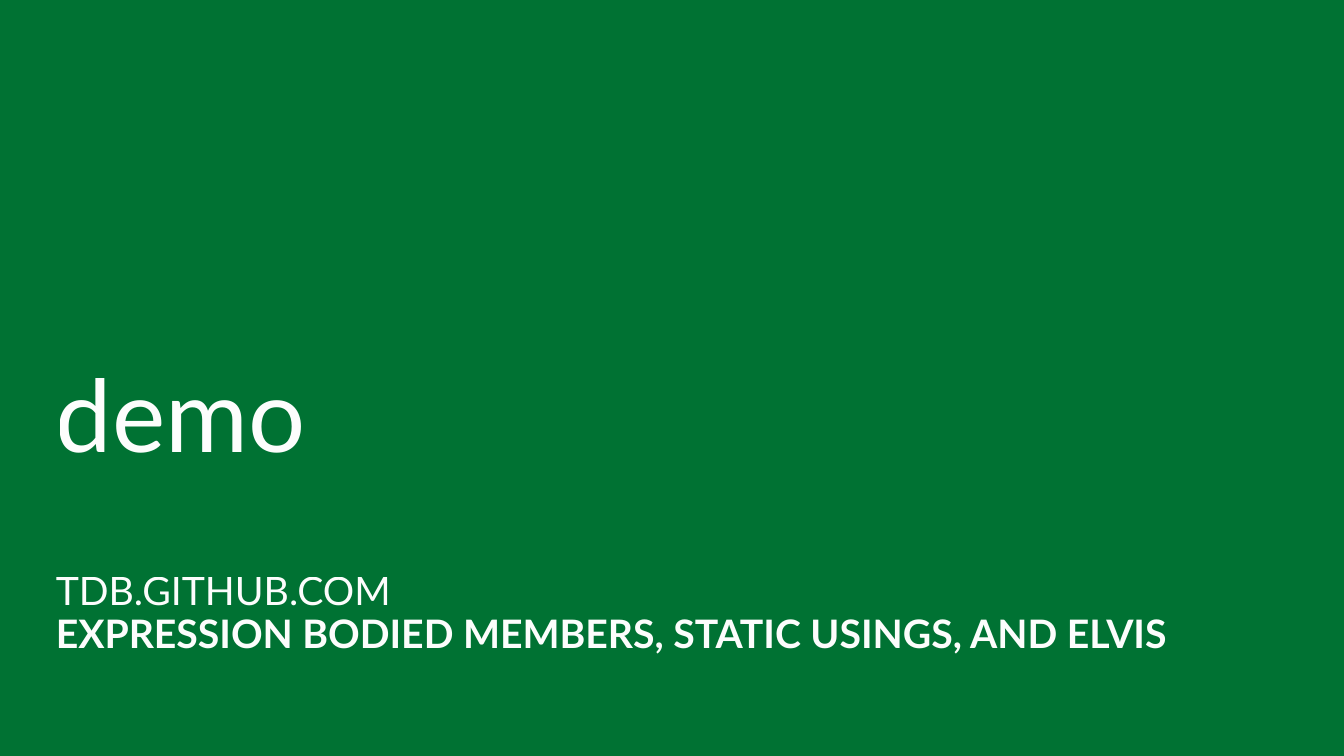
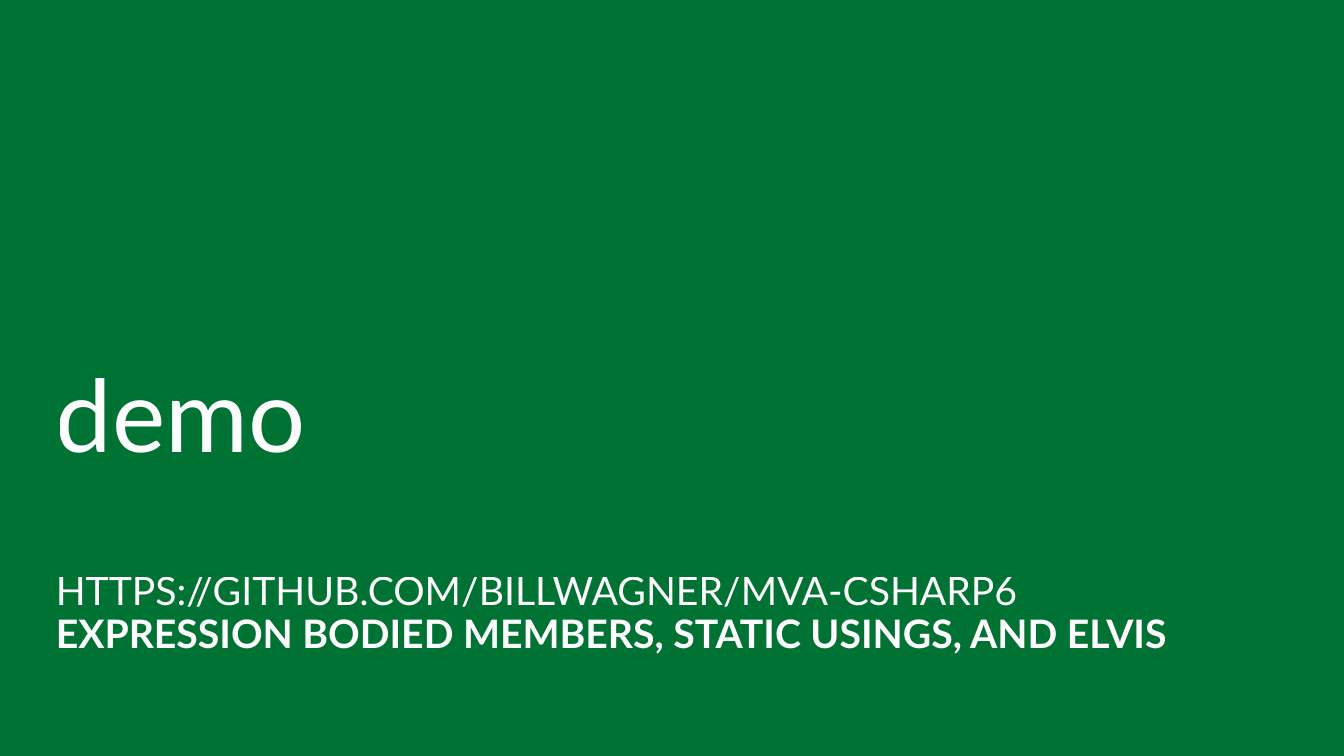
Before and after one commit to BillWagner/MVA-CSharp6, a slide deck: slide 9 of Slides/MVA-What'sNewC#6-Module1.pptx. Drawn at 1344x756 pixels with LibreOffice and Linux fonts; fonts in the diff are those of the drawing. Boxes give left, top, right and bottom in pixels: in the first picture for what was removed or moved away, otherwise in the second. Text is boxed around its words. In the diff, an @@ line names an element or a change of style, - is before the commit and + after.

```diff
--- a/Slides/MVA-What'sNewC#6-Module1.pptx
+++ b/Slides/MVA-What'sNewC#6-Module1.pptx
@@ subtitle at box(56, 577, 1167, 654): text changed @@
-TDB.GITHUB.COM
-EXPRESSION BODIED MEMBERS, STATIC USINGS, AND ELVIS
+HTTPS://GITHUB.COM/BILLWAGNER/MVA-CSHARP6 EXPRESSION BODIED MEMBERS, STATIC USINGS, AND ELVIS
```
Also in this commit, not shown: 4 other files.
